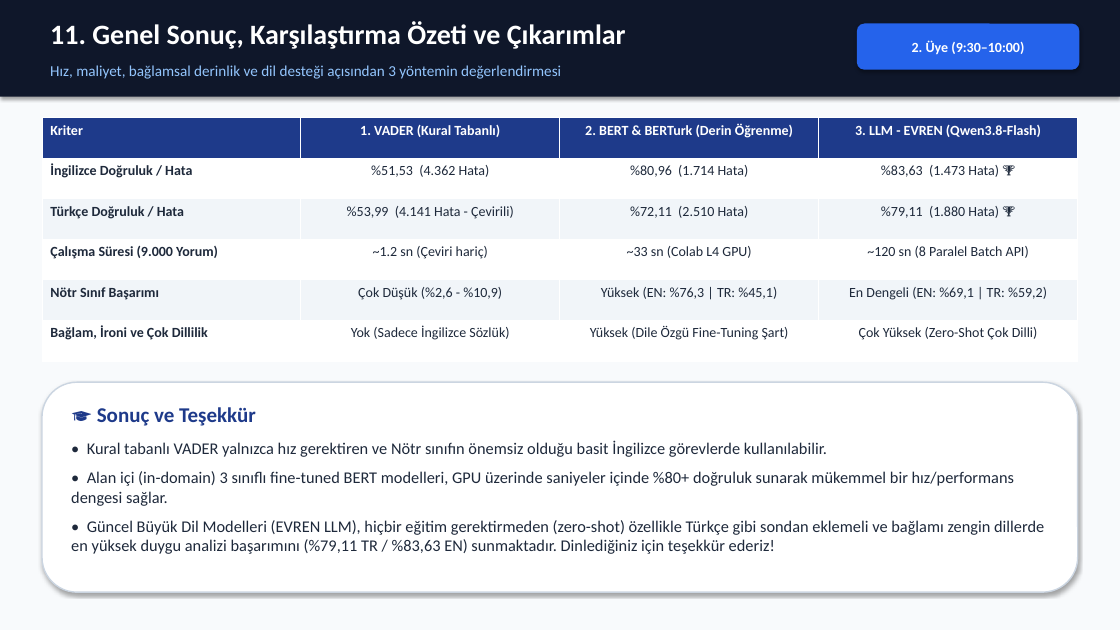
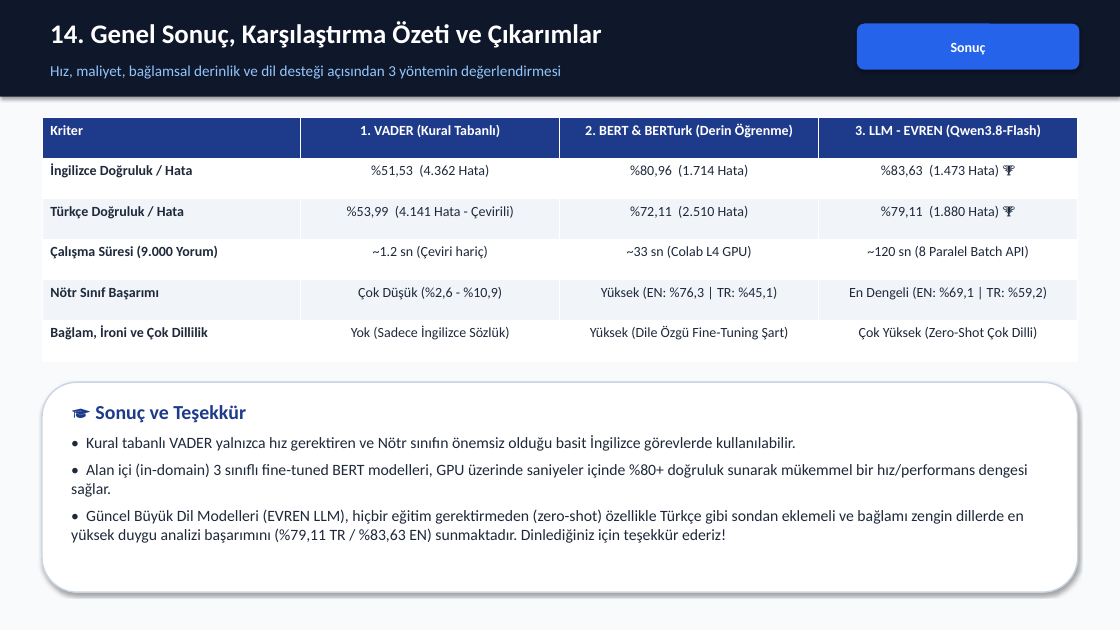
Before and after one commit to erenaksoyy/BIM448_Duygu_Analizi_Projesi, a slide deck: slide 15 of 4_Rapor_ve_Gorseller/BIM448_Proje_Sunumu.pptx (slide 12 before the commit). Drawn at 1120x630 pixels with LibreOffice and Linux fonts; fonts in the diff are those of the drawing. Boxes give left, top, right and bottom in pixels: in the first picture for what was removed or moved away, otherwise in the second. Text is boxed around its words. In the diff, an @@ line names an element or a change of style, - is before the commit and + after.

Commit message:
docs: Remove duration labels from presentation and add theoretical explanations of VADER, BERT, and LLM

```diff
--- a/4_Rapor_ve_Gorseller/BIM448_Proje_Sunumu.pptx
+++ b/4_Rapor_ve_Gorseller/BIM448_Proje_Sunumu.pptx
@@ text at <box>50,21,602,48</box>: text changed; size 24 to 23 pt @@
-11. Genel Sonuç, Karşılaştırma Özeti ve Çıkarımlar
+14. Genel Sonuç, Karşılaştırma Özeti ve Çıkarımlar
@@ text in rounded rectangle at <box>951,43,986,55</box>: text changed @@
-2. Üye (9:30–10:00)
+Sonuç
@@ text "🎓 Sonuç ve Teşekkür" at <box>71,405,1028,543</box>: size 18 to 17 pt in "🎓 Sonuç ve Teşekkür"; size 14 to 13.5 pt; less space between paragraphs @@
```
Also in this commit, not shown: 11 other slides changed, 3 slides added, 3 other files.
